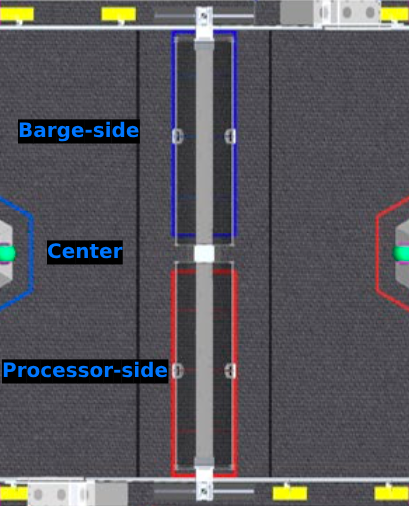
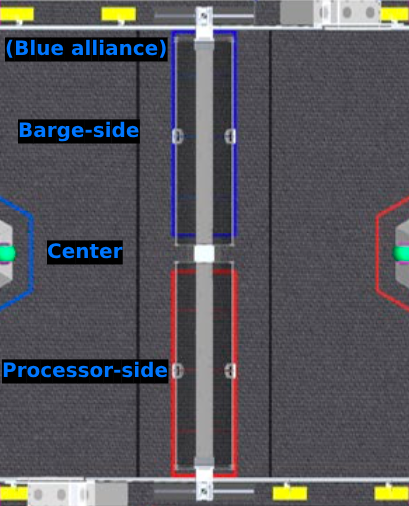
Before/after of a 409px x 506px layered artwork. What changed in the layer stack:
added layer "(Blue alliance)" above "Barge-side" over 5, 37, 168, 62
